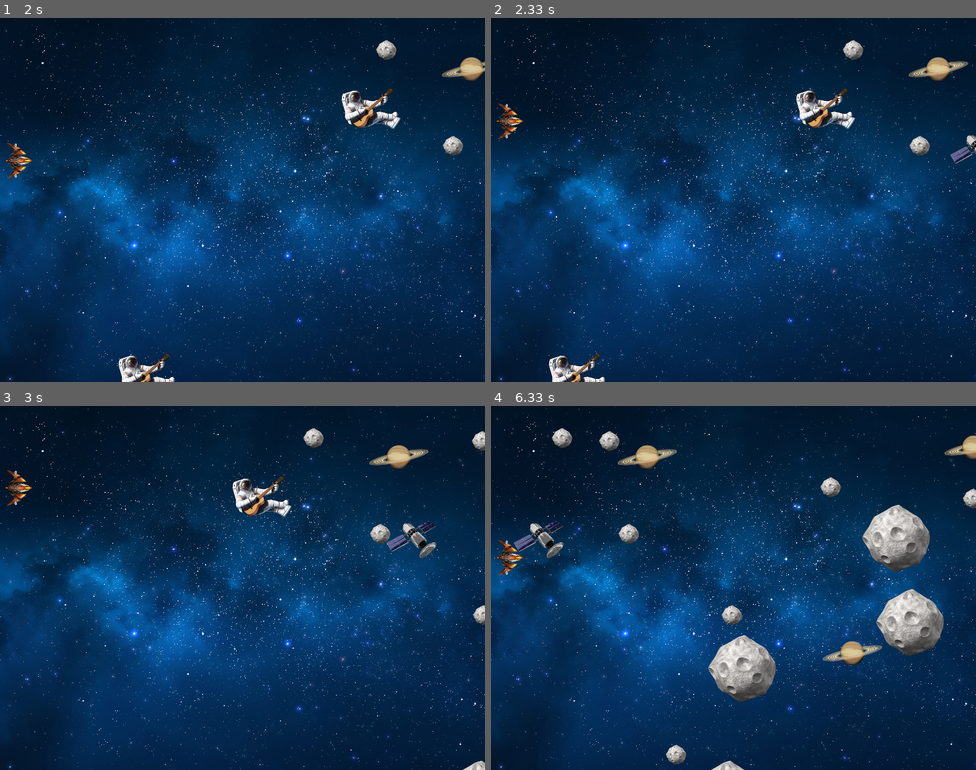
Above: before the commit, frames 1-4 (two rows, left to right).
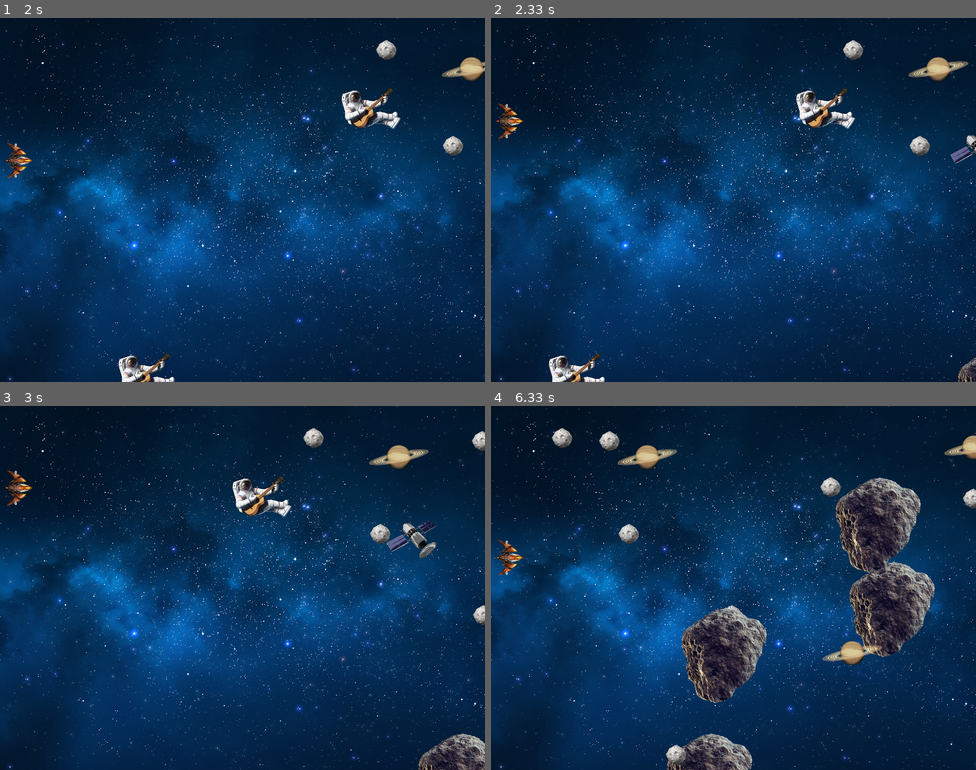
Above: after the commit, the same moments.

Repository: CristhianRave/Proyecto_Final_Pygame
Game: pygame game, started from main.py
Two runs of this game, one before a commit and one after it. Both use one fixed random seed, a clock stepped at 60 frames per second and the inputs below.
Inputs:
- Up to frame 1 (2 s): hold Up 0.33-0.8 s; hold Down 0.83-1.13 s; hold Up 1.17-1.53 s; hold Down 1.57-1.93 s; hold Up from 1.97 s (still down)
- Up to frame 2 (2.33 s): release Up at 2.27 s; hold Down from 2.3 s (still down)
- Up to frame 3 (3 s): release Down at 2.6 s; hold Up from 2.63 s (still down)
- Up to frame 4 (6.33 s): release Up at 3 s; hold Down 3.03-3.4 s; hold Up 3.43-3.73 s; hold Down 3.77-4.07 s; hold Up 4.1-4.47 s; hold Down 4.5-4.87 s; hold Up 4.9-5.2 s; hold Down 5.23-5.53 s; hold Up 5.57-5.93 s; hold Down from 5.97 s (still down)

Frame 1 is identical in both runs. In frame 2, 0.2% of the frame differs, in the area x 96-100%, y 93-100%; in frame 3, 1.0%; in frame 4, 13%, in the area x 4-100%, y 10-100%.

Commit message:
colisiones

Diff:
--- a/entities.py
+++ b/entities.py
@@ -3,12 +3,13 @@
 import random
 from random import choice, randint
 
-FPS = 60
-
+puntos = 0
 
 class Nave(pg.sprite.Sprite):
     img_nave = 'nave.png'
     speed = 5
+    FPS = 60
+    vidas = 10
 
     def __init__(self, x = 0, y = 270):
         pg.sprite.Sprite.__init__(self)
@@ -21,6 +22,11 @@
         self.rect.y = y
         self.w = self.rect.w
         self.h = self.rect.h
+        self.frames = []
+        self.index = 0
+        self.how_many = 0
+        self.animation_time = self.FPS//2
+        self.current_time = 0
 
     def go_up(self):
        self.rect.y = max(0, self.rect.y - self.speed)
@@ -28,6 +34,40 @@
     def go_down(self):
        self.rect.y = min(self.rect.y + self.speed, 600-self.w)
 
+    def loadFrames(self):
+        self.w = 128
+        self.h = 128
+        self.sprite_sheet = pg.image.load('resources/images/bomb-sprite.png').convert_alpha()
+        for fila in range(4):
+            y = fila*self.h
+            for columna in range (4):
+                x = columna * self.w
+
+                img_explo = pg.Surface((self.w, self.h), pg.SRCALPHA).convert_alpha()
+                img_explo.blit(self.sprite_sheet, (0, 0), (x, y, self.w, self.h))
+                self.frames.append(img_explo)
+        self.how_many = len(self.frames)
+        self.image = self.frames[self.index]
+
+
+    def comprobar_colision(self,group):
+        colisiones = pg.sprite.spritecollide(self,group,True)
+        num_candidatos = len(colisiones)
+        if num_candidatos > 0:
+            self.vidas -= 1
+            print('Quedan', self.vidas, 'vidas')
+            return num_candidatos
+
+
+    '''def update(self,dt):
+
+            self.current_time += dt
+            if self.current_time > self.animation_time:
+                self.current_time = 0
+                self.index += 1
+                if self.index >= self.how_many:
+                    self.index = 0
+                self.image = self.frames [self.index]'''
 
 
 class Asteroide(pg.sprite.Sprite):
--- a/main.py
+++ b/main.py
@@ -25,18 +25,16 @@
 
         self.asteroides_en_pantalla = 20
         self.new_asteroide = FPS//2
-        self.crer_nuevo_asteroide = FPS*6
+        self.crear_asteroid = FPS*6
+
 
     def crear_asteroides(self, dt):
-
         self.new_asteroide += dt
-        if  self.new_asteroide >= self.crer_nuevo_asteroide:
+        if  self.new_asteroide >= self.crear_asteroid:
             self.asteroide = Asteroide(randint(780, 840), randint(-10, 550))
             self.asteroide.speed = (randint(1, 3))
-
             self.asteroidesGroup.add(self.asteroide)
-
-            self.new_asteroide = 0  # Se reinicia a cero para que  los obstaculos no salgan todos de golpe
+            self.new_asteroide = 0  # Se reinicia a cero para que  los obstaculos no salgan de golpe
 
     def gameOver(self):
         pg.quit()
@@ -65,6 +63,12 @@
             dt = self.clock.tick(FPS)
             self.handleEvents()
 
+            self.player.comprobar_colision(self.asteroidesGroup)
+
+
+            if self.player.vidas == 0:
+                self.gameOver()
+
             self.screen.blit( self.background_image, (0,0))
 
             cant_asteroides_creados = len(self.asteroidesGroup)
Binary file changed: resources/images/asteroide_200.png
Binary file added: resources/images/bomb-sprite.png
